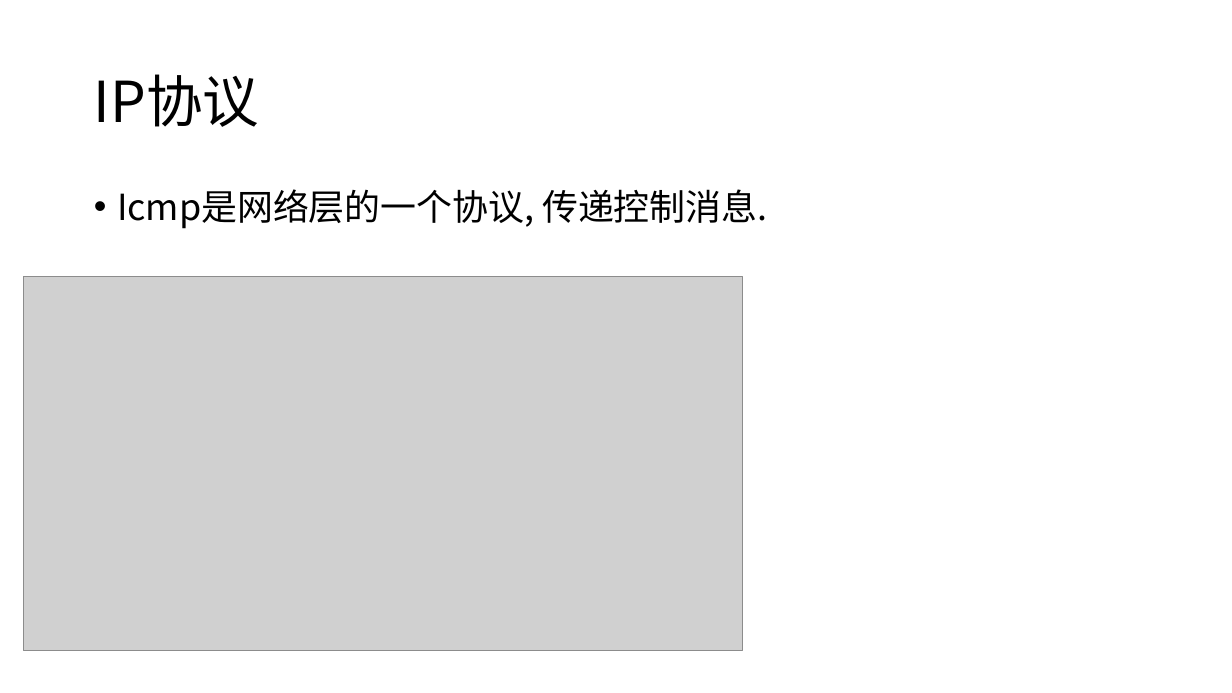
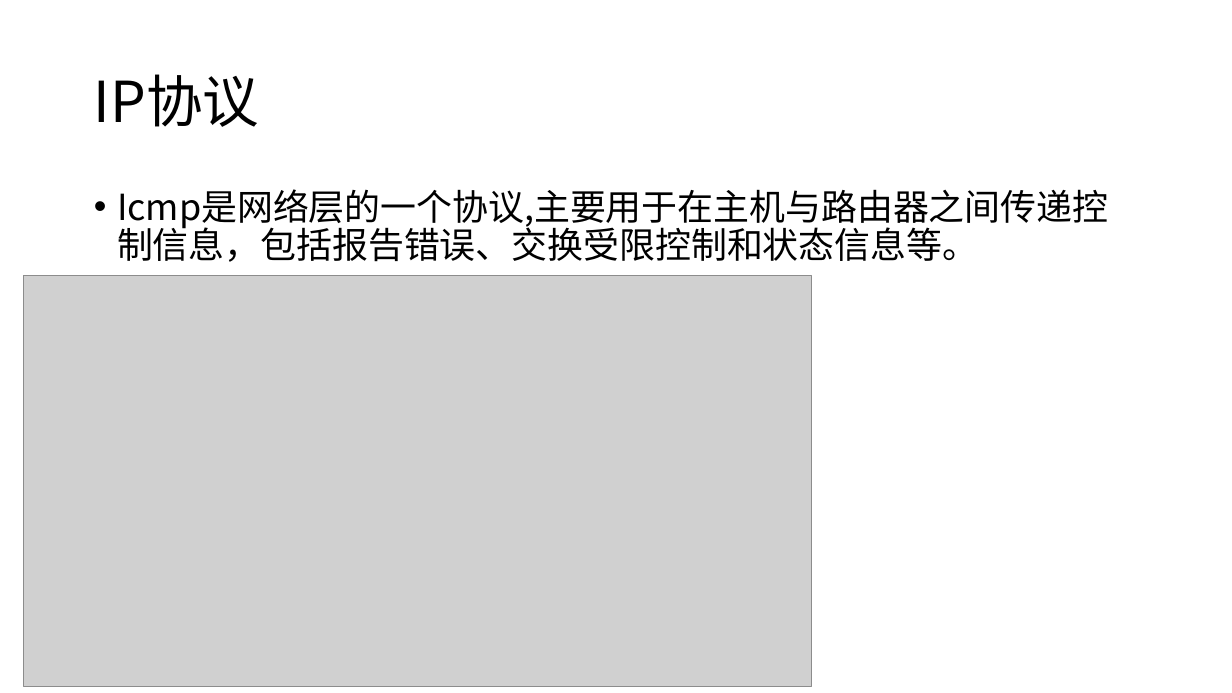
Before and after one commit to LukeLIN-web/Data-Connectino-and-Computer-Network, a slide deck: slide 7 of 课外实践/网络数据检测与分析.pptx. Drawn at 1232x693 pixels with LibreOffice and Linux fonts; fonts in the diff are those of the drawing; grey boxes stand for pictures. Boxes give left, top, right and bottom in pixels: in the first picture for what was removed or moved away, otherwise in the second. Text is boxed around its words. In the diff, an @@ line names an element or a change of style, - is before the commit and + after.

```diff
--- a/课外实践/网络数据检测与分析.pptx
+++ b/课外实践/网络数据检测与分析.pptx
@@ text at [117,189,1108,262]: text changed @@
-• Icmp是网络层的一个协议, 传递控制消息.
+• Icmp是网络层的一个协议,主要用于在主机与路由器之间传递控制信息，包括报告错误、交换受限控制和状态信息等。
@@ picture: place and size @@
-picture at [23,276,743,651]
+picture at [23,275,812,686]
```
Also in this commit, not shown: 4 other slides changed, 1 slide added, 5 other files.
